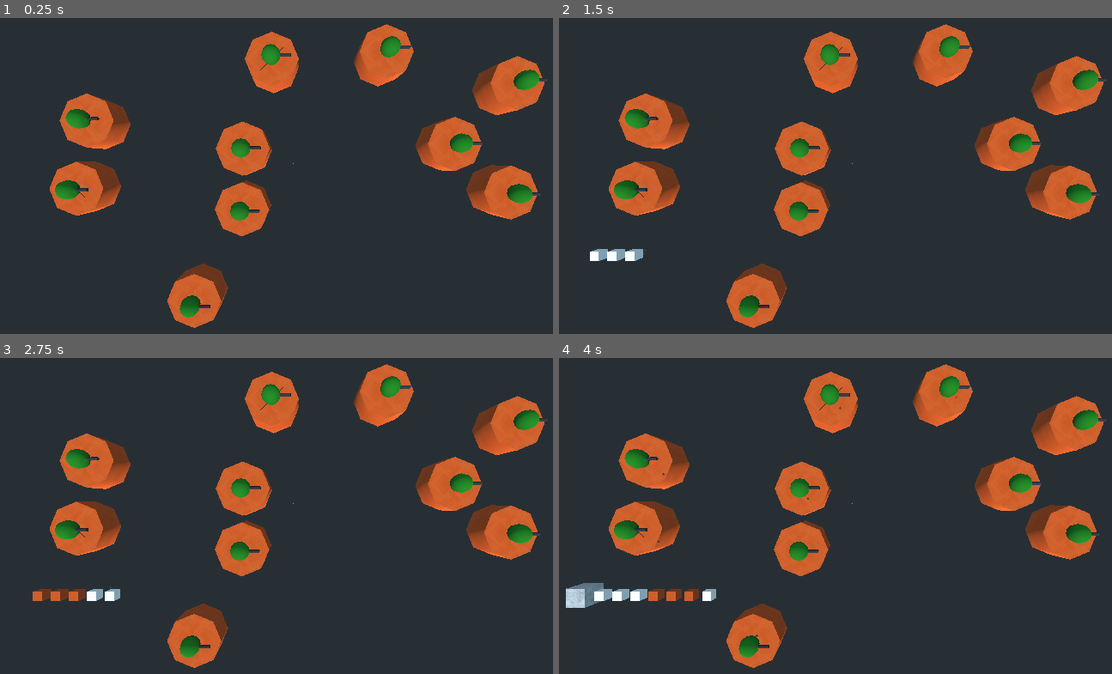
Above: before the commit, frames 1-4 (two rows, left to right).
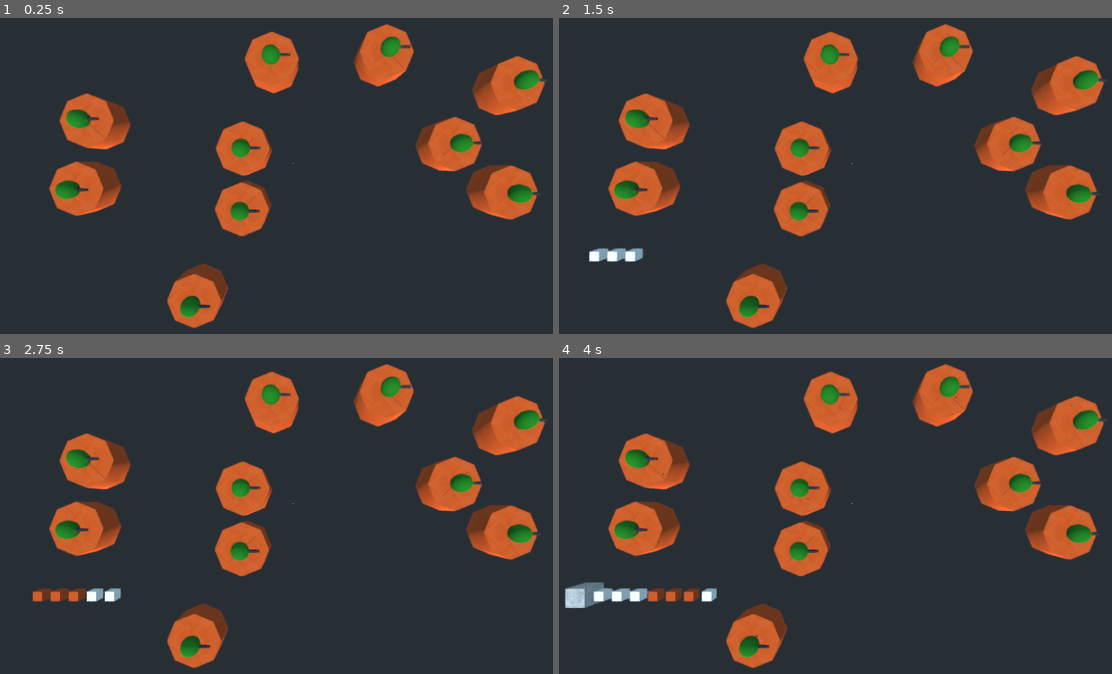
Above: after the commit, the same moments.

Repository: dequevedo/GameOff2021
Game: Godot game, scene res://Scenes/Mapa1.tscn
The game is run twice, just before and just after one commit, with the same random seed, the same clock (stepped at 60 frames per second) and the same inputs.
Inputs:
- Up to frame 1 (0.25 s): no input
- Up to frame 2 (1.5 s): tap Enter at 0.5 s
- Up to frame 3 (2.75 s): no input
- Up to frame 4 (4 s): no input

The runs differ from the first frame. In frame 1, 1.6% of the frame differs, in the area x 8-99%, y 1-99%; in frame 2, 1.7%; in frame 3, 1.7%; in frame 4, 1.8%, in the area x 1-99%, y 1-99%.

Commit message:
Aplica MSAA e FXAA

Diff:
--- a/project.godot
+++ b/project.godot
@@ -31,4 +31,6 @@
 
 [rendering]
 
+quality/filters/msaa=1
+quality/filters/use_fxaa=true
 environment/default_environment="res://default_env.tres"
